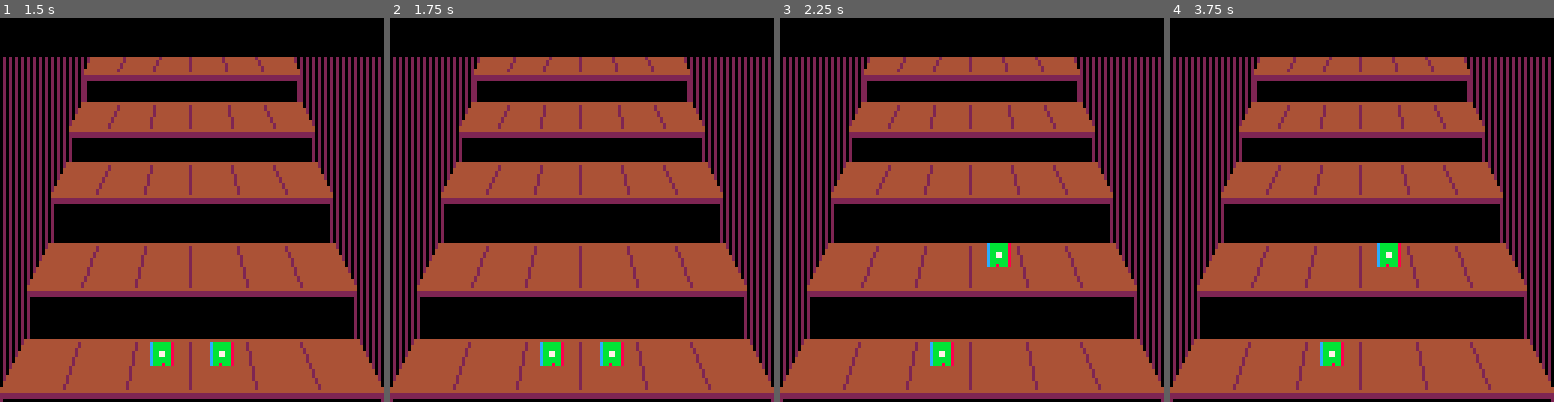
Above: before the commit, frames 1-4 (left to right).
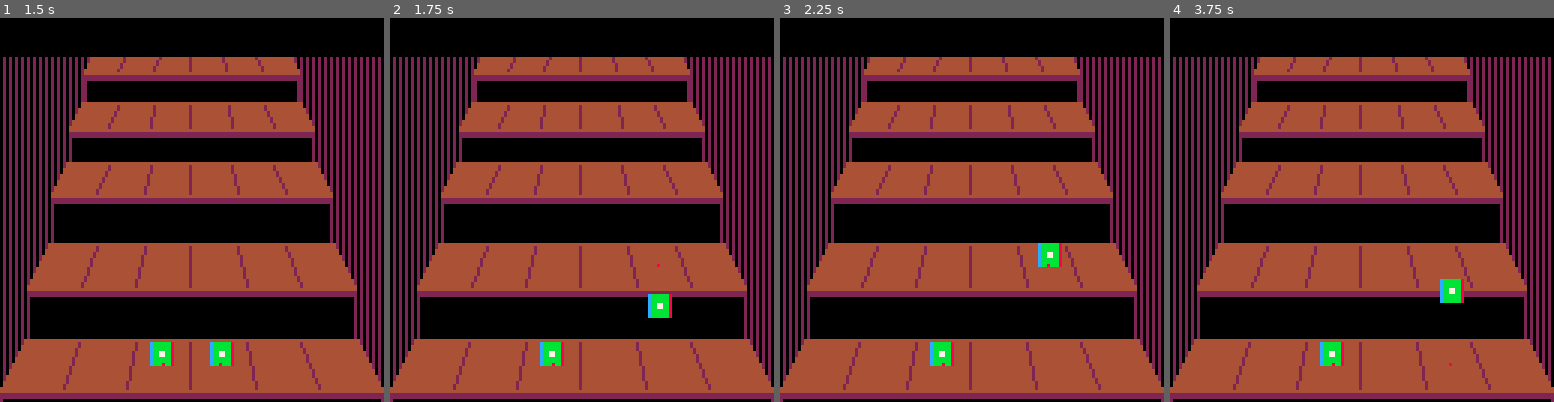
Above: after the commit, the same moments.

Repository: aylanonsense/stairs
Game: PICO-8 cartridge cart.p8
Two runs of this game, one before a commit and one after it. Both use one fixed random seed, a clock stepped at 60 frames per second and the inputs below.
Inputs:
- Up to frame 1 (1.5 s): tap X (X key) at 0.33, 1.07 s; tap O (Z key) at 0.7 s
- Up to frame 2 (1.75 s): hold Right from 1.6 s (still down); tap O (Z key) at 1.7 s
- Up to frame 3 (2.25 s): tap X (X key) at 1.85 s; release Right at 2.1 s; tap O (Z key) at 2.1 s; hold Up from 2.15 s (still down)
- Up to frame 4 (3.75 s): release Up at 2.42 s; hold Right 2.47-3.03 s; tap O (Z key) every 0.4 s from 2.5 to 3.7 s; tap X (X key) at 2.97 s; hold Left 3.08-3.58 s; hold Down from 3.63 s (still down)

Frame 1 is identical in both runs. In frame 2, 0.8% of the frame differs, in the area x 54-74%, y 64-91%; in frame 3, 0.8%; in frame 4, 0.8%.

Commit message:
Shoes walking up stairs

Diff:
--- a/cart.p8
+++ b/cart.p8
@@ -2,6 +2,9 @@
 version 18
 __lua__
 
+-- useful no-op function
+function noop() end
+
 -- constants
 local controllers = { 1, 0 }
 
@@ -9,53 +12,97 @@
 local buttons
 local button_presses
 
--- game vars
+-- render vars
 local stair_offset_y
+local stair_positions
+
+-- entity vars
 local entities
 local shoes
+local entity_classes = {
+  shoe = {
+    player_num = nil,
+    state = "ready",
+    state_frames = 0,
+    offset_x = 0,
+    offset_y = 0,
+    init = function(self)
+    end,
+    update = function(self)
+      local other_shoe = shoes[3 - self.player_num]
+      -- press keys to step up stairs
+      if stair_positions and self.state == "ready" then
+        local stair
+        local segment
+        -- move up
+        if btnp2(2, self.player_num) then
+          stair, segment = self.stair + 1, self.segment
+        -- move up + right
+        elseif btnp2(1, self.player_num) then
+          stair, segment = self.stair + 1, self.segment + 1
+        -- move up + left
+        elseif btnp2(0, self.player_num) then
+          stair, segment = self.stair + 1, self.segment - 1
+        -- move down
+        elseif btnp2(3, self.player_num) then
+          stair, segment = self.stair - 1, self.segment
+        end
+        -- actually initiate the move
+        if self:is_valid_move(stair, segment) then
+          self:step(stair, segment)
+        end
+      end
+      -- animate stepping up stairs
+      if self.state == "stepping" then
+        self.offset_x = (self.offset_x < 0 and -1 or 1) * max(0, abs(self.offset_x) - 4)
+        self.offset_y = (self.offset_y < 0 and -1 or 1) * max(0, abs(self.offset_y) - 4)
+        -- finish step
+        if self.offset_x == 0 and self.offset_y == 0 then
+          self:set_state("ready")
+        end
+      end
+    end,
+    draw = function(self, x, y)
+      spr(1, x - 3.5 - self.offset_x, y - 7.5 - self.offset_y)
+      pset(x, y, 8)
+    end,
+    is_valid_move = function(self, stair, segment)
+      local other_shoe = shoes[3 - self.player_num]
+      return stair and segment and (stair != other_shoe.stair or segment != other_shoe.segment) and 1 <= stair and stair <= 2 and 1 <= segment and segment <= 6 and other_shoe.segment - 2 <= segment and segment <= other_shoe.segment + 2
+    end,
+    set_state = function(self, state)
+      self.state = state
+      self.state_frames = 0
+    end,
+    step = function(self, stair, segment)
+      self:set_state("stepping")
+      local starting_stair_position = stair_positions[self.stair][self.segment]
+      self.stair = stair
+      self.segment = segment
+      local ending_stair_position = stair_positions[self.stair][self.segment]
+      self.offset_x = ending_stair_position.x - starting_stair_position.x
+      self.offset_y = ending_stair_position.y - starting_stair_position.y
+    end
+  }
+}
 
 function _init()
   buttons = { {}, {} }
   button_presses = { {}, {} }
   stair_offset_y = 147
-  entities = {
-    {
-      type = "shoe",
-      player_number = 1,
+  entities = {}
+  shoes = {
+    spawn_entity("shoe", {
+      player_num = 1,
       stair = 1,
       segment = 3
-    },
-    {
-      type = "shoe",
-      player_number = 2,
+    }),
+    spawn_entity("shoe", {
+      player_num = 2,
       stair = 1,
       segment = 4
-    },
-    {
-      stair = 7,
-      segment = 1
-    },
-    {
-      stair = 7,
-      segment = 2
-    },
-    {
-      stair = 7,
-      segment = 3
-    },
-    {
-      stair = 7,
-      segment = 4
-    },
-    {
-      stair = 7,
-      segment = 5
-    },
-    { stair = 7,
-      segment = 6
-    }
+    })
   }
-  shoes = { entities[1], entities[2] }
 end
 
 function _update()
@@ -69,6 +116,7 @@
     end
   end
 
+  -- scroll stairs
   if (shoes[1].stair > 1 and shoes[2].stair > 1) or stair_offset_y < 147 then
     stair_offset_y = stair_offset_y + 4
   end
@@ -79,11 +127,16 @@
     end
   end
 
-  for p = 1, 2 do
-    if btnp2(2, p) then
-      shoes[p].stair = shoes[p].stair + 1
-    end
-  end
+  -- update each entity
+  for entity in all(entities) do
+    entity.frames_alive = entity.frames_alive + 1
+    entity:update()
+  end
+
+  -- remove dead entities
+  filter_list(entities, function(entity)
+    return entity.is_alive
+  end)
 end
 
 function _draw()
@@ -95,8 +148,8 @@
     line(x + (x > 64 and 1 or 0), 0, x + (x > 64 and 1 or 0), 128, 2)
   end
 
-  -- draw the stairs
-  local stair_positions = {}
+  -- draw the stairs and record their visual positions
+  stair_positions = {}
   local width, rise_left = calc_stair_size(stair_offset_y)
   local bottom_width, bottom_y
   for y = flr(stair_offset_y), 0, -1 do
@@ -166,8 +219,7 @@
     if stair_positions[entity.stair] then
       local position = stair_positions[entity.stair][entity.segment]
       local x, y = position.x, position.y
-      spr(1, x - 3.5, y - 7.5)
-      pset(x, y, 8)
+      entity:draw(x, y)
     end
   end
 
@@ -190,6 +242,63 @@
     end
     return true
   end
+end
+
+-- removes all items in the list that don't pass the criteria func
+function filter_list(list, func)
+  local item
+  for item in all(list) do
+    if not func(item) then
+      del(list, item)
+    end
+  end
+end
+
+-- spawns an instance of the given entity class
+function spawn_entity(class_name, args, skip_init)
+  local class_def = entity_classes[class_name]
+  local entity
+  if class_def.extends then
+    entity = spawn_entity(class_def.extends, args, true)
+  else
+    -- create a default entity
+    entity = {
+      -- life cycle vars
+      is_alive = true,
+      frames_alive = 0,
+      -- functions
+      init = noop,
+      update = noop,
+      -- draw functions
+      draw = noop,
+      -- life cycle functions
+      despawn = function(self)
+        if self.is_alive then
+          self.is_alive = false
+          self:on_despawn()
+        end
+      end,
+      on_despawn = noop
+    }
+  end
+  -- add class-specific properties
+  entity.class_name = class_name
+  local key, value
+  for key, value in pairs(class_def) do
+    entity[key] = value
+  end
+  -- override with passed-in arguments
+  for key, value in pairs(args or {}) do
+    entity[key] = value
+  end
+  if not skip_init then
+    -- add it to the list of entities
+    add(entities, entity)
+    -- initialize the entitiy
+    entity:init()
+  end
+  -- return the new entity
+  return entity
 end
 
 __gfx__
